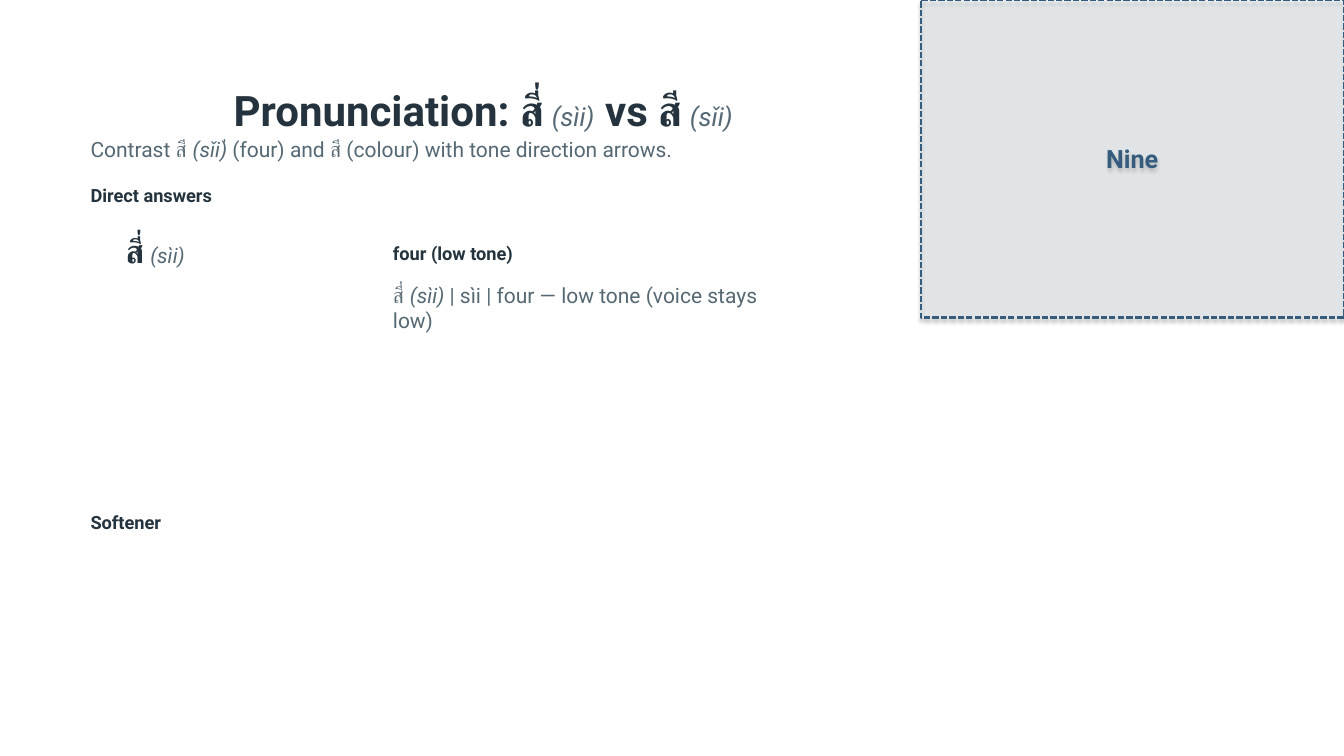
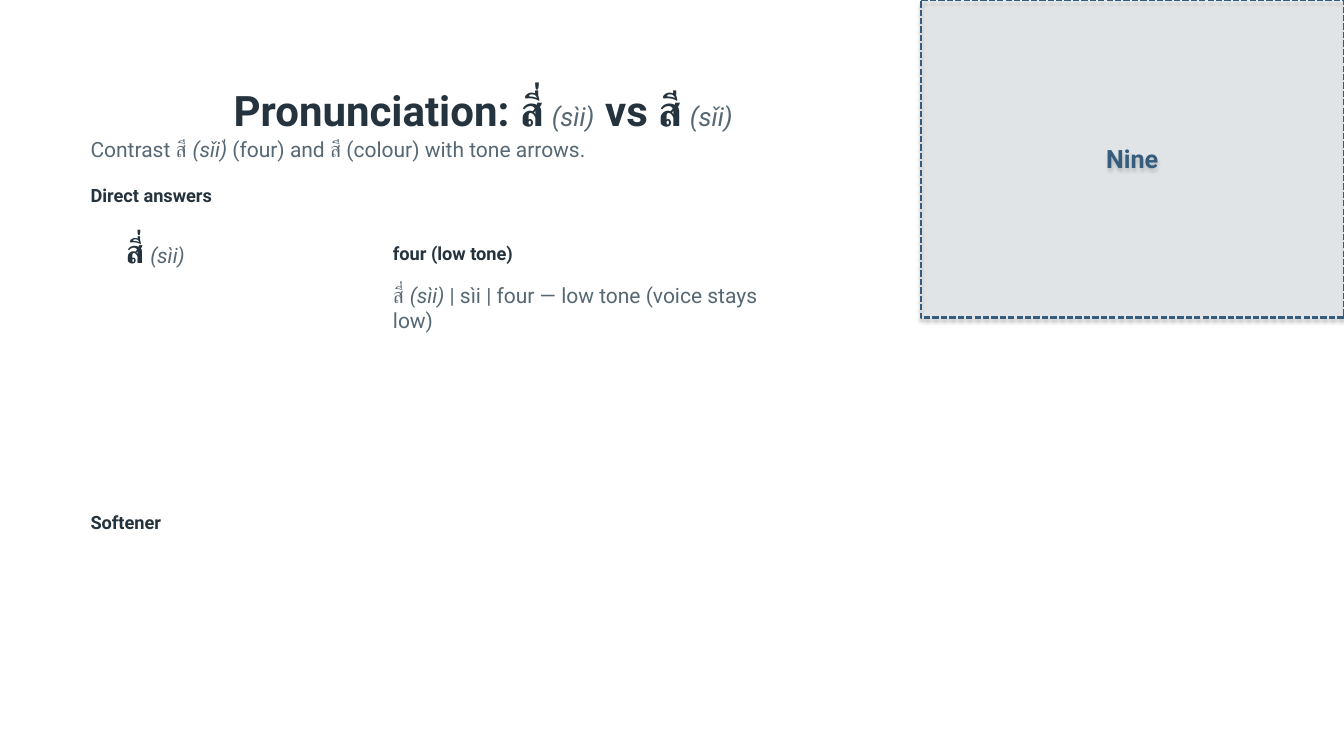
Before and after one commit to OTFTCS/thai-nine, a slide deck: slide 6 of course/modules/M01/L004/M01-L004-canva-deck.pptx. Drawn at 1344x756 pixels with LibreOffice and Linux fonts; fonts in the diff are those of the drawing; background and template pictures are left out. Boxes give left, top, right and bottom in pixels: in the first picture for what was removed or moved away, otherwise in the second. Text is boxed around its words. In the diff, an @@ line names an element or a change of style, - is before the commit and + after.

```diff
--- a/course/modules/M01/L004/M01-L004-canva-deck.pptx
+++ b/course/modules/M01/L004/M01-L004-canva-deck.pptx
@@ text at bbox=[91, 139, 585, 162]: text changed @@
-Contrast สี (sǐi)่ (four) and สี (colour) with tone direction arrows.
+Contrast สี (sǐi)่ (four) and สี (colour) with tone arrows.
```
Also in this commit, not shown: 4 other slides changed, 6 other files.
